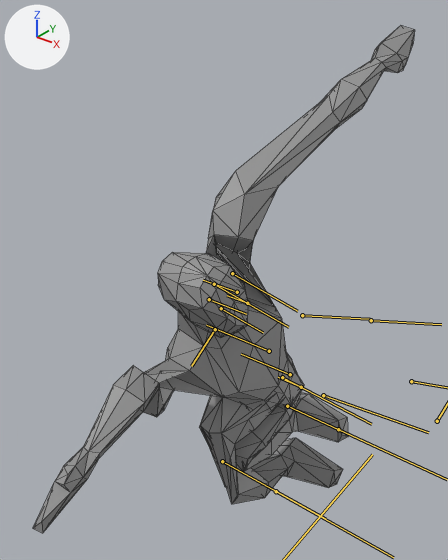
Two versions of the FBX model Candles/Assets/Imports/Player.fbx, one commit apart.
Camera for both pictures: a camera (50 mm lens) standing at (0.01, -0.0164, 0.0231) and looking at (-0.0014, -0.0021, 0.0143). The lights are fixed; the arrows at upper left show +X, +Y and +Z. Both versions are drawn at frame 2 of the action 'InAir'; the numbers are the values there. The bones that bend it are drawn over the model as lines. Mesh edges are drawn as thin lines.
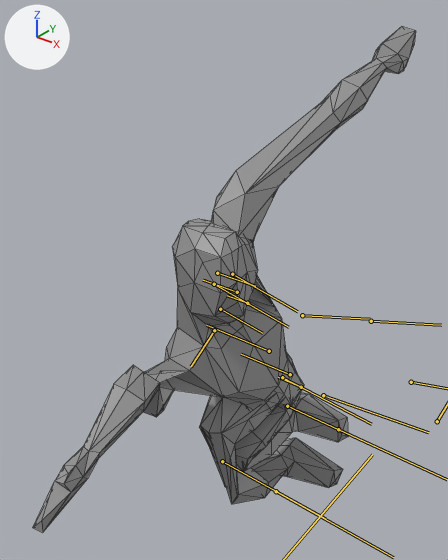
What differs and where, as boxes (x1, y1, x2, y2) in the pictures (448 x 560 px):
'Mesh', posed
    before: (33, 26, 415, 533)
    after: (33, 27, 415, 533)

Diff of the bpy script that builds the scene:
```diff
--- a/Candles/Assets/Imports/Player.fbx.py
+++ b/Candles/Assets/Imports/Player.fbx.py
@@ bone_head @@
 bone_head = bpy.data.objects['Armature'].pose.bones['Head']  # child of 'Neck'
-bone_head.rotation_quaternion = (1.0, 0.0, 0.0, 0.0)  # degrees (0, 0, 0)
+bone_head.rotation_quaternion = (0.954, 0.0, 0.301, 0.0)  # degrees (0, 35, 0)
```
